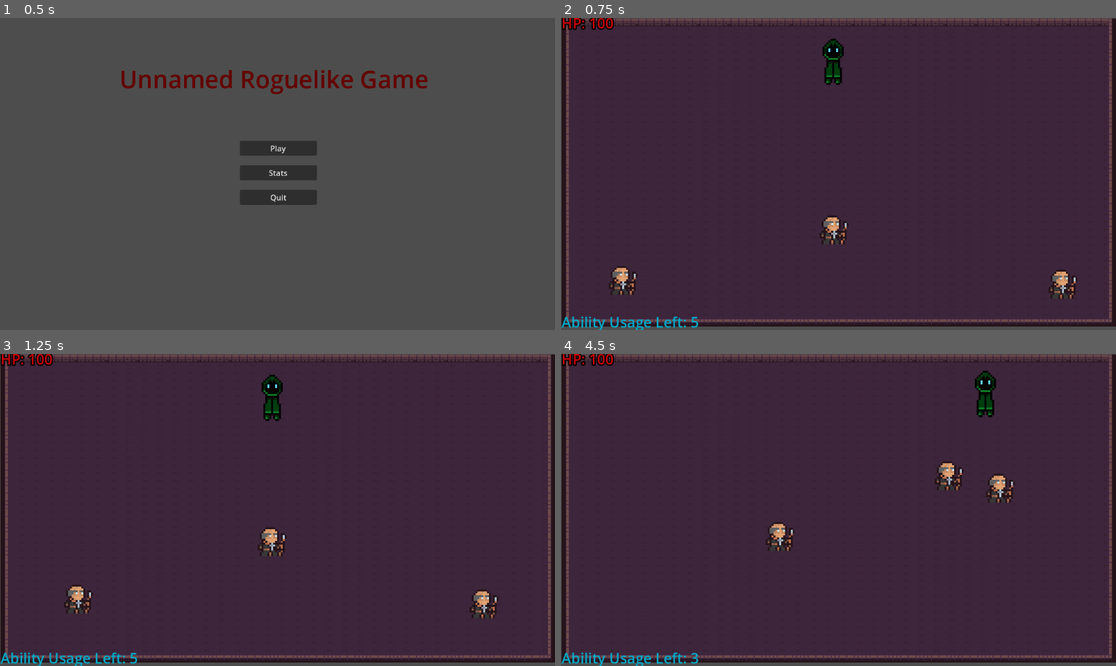
Above: before the commit, frames 1-4 (two rows, left to right).
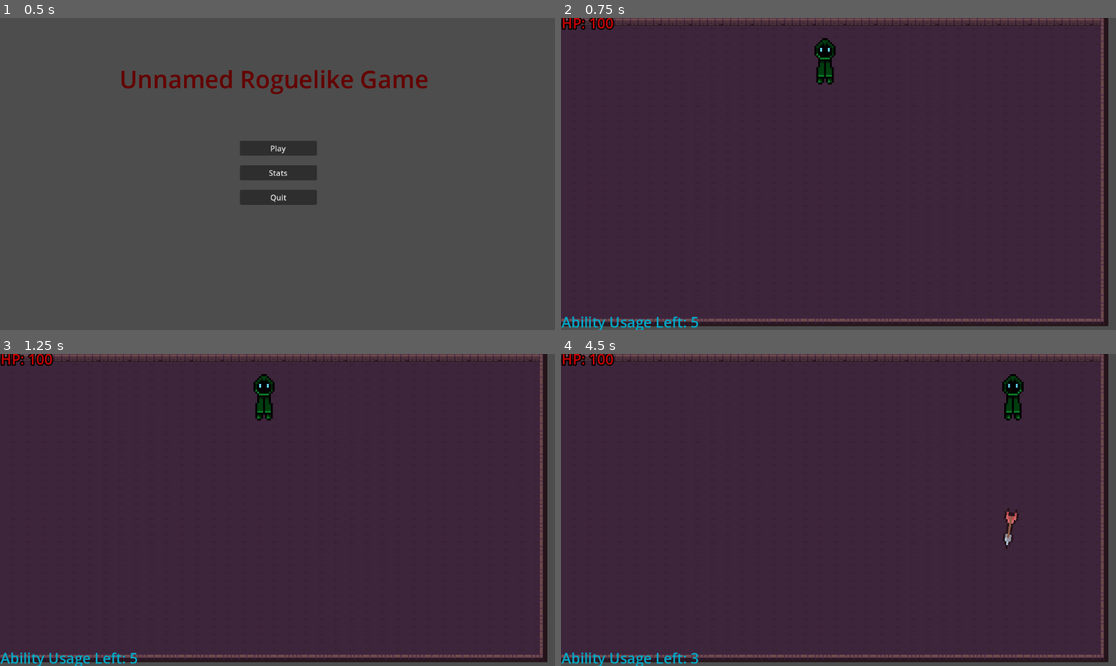
Above: after the commit, the same moments.

Repository: Unnamed-Roguelike-Game/Game
Game: Godot game, scene res://Menus/Main_Menu.tscn
The game is run twice, just before and just after one commit, with the same random seed, the same clock (stepped at 60 frames per second) and the same inputs. Before the commit the project starts from res://Main_Menu.tscn.
Inputs (mouse positions are in pixels of both pictures, inside the frame that each line leads up to):
- Up to frame 1 (0.5 s): no input
- Up to frame 2 (0.75 s): click "Play" at 0.5 s
- Up to frame 3 (1.25 s): no input
- Up to frame 4 (4.5 s): move the mouse to (960, 494) at 1.27 s; hold D (right) 1.28-2.03 s; click (960, 494) at 1.35 s; move the mouse to (727, 525) at 2.02 s; hold S (down) 2.03-2.78 s; tap E (use_ability) at 2.1, 3.6 s; move the mouse to (894, 441) at 2.77 s; hold D (right) 2.78-3.53 s; click (894, 441) at 2.85 s; move the mouse to (810, 572) at 3.52 s; hold W (up) 3.53-4.28 s; move the mouse to (1005, 556) at 4.27 s; hold A (left) from 4.28 s (still down); click (1005, 556) at 4.35 s

Frame 1 is identical in both runs. In frame 2, 5.8% of the frame differs, in the area x 0-100%, y 0-99%; in frame 3, 5.8%; in frame 4, 6.3%.

Commit message:
Reorganize scenes and scripts

Diff:
--- a/Unnamed Roguelike Game/Game.tscn
+++ b/Unnamed Roguelike Game/Game.tscn
@@ -1,10 +1,8 @@
-[gd_scene load_steps=6 format=3 uid="uid://ck7dgjuf7h6os"]
+[gd_scene load_steps=4 format=3 uid="uid://ck7dgjuf7h6os"]
 
-[ext_resource type="PackedScene" uid="uid://dda8c5x4mggrb" path="res://Room.tscn" id="1_2tscc"]
-[ext_resource type="PackedScene" uid="uid://b06g5m8ciufci" path="res://Player.tscn" id="2_5qbtk"]
-[ext_resource type="Script" path="res://HP.gd" id="3_emkpw"]
-[ext_resource type="PackedScene" uid="uid://bje1j8ngmq02f" path="res://Enemy.tscn" id="3_j2fa5"]
-[ext_resource type="Script" path="res://Ability.gd" id="5_vtb4k"]
+[ext_resource type="PackedScene" uid="uid://dda8c5x4mggrb" path="res://Rooms/StartRooms/StartRoom1.tscn" id="1_2tscc"]
+[ext_resource type="PackedScene" uid="uid://b06g5m8ciufci" path="res://GameCharacters/Player.tscn" id="2_5qbtk"]
+[ext_resource type="PackedScene" uid="uid://uy4gsuaeox54" path="res://UserInterfaces/UI.tscn" id="3_ym3ji"]
 
 [node name="Game" type="Node2D"]
 
@@ -13,39 +11,4 @@
 [node name="Player" parent="." instance=ExtResource("2_5qbtk")]
 position = Vector2(548, 92)
 
-[node name="EnemyGroup" type="Node2D" parent="."]
-position = Vector2(-10, 12)
-
-[node name="Enemy" parent="EnemyGroup" instance=ExtResource("3_j2fa5")]
-position = Vector2(108, 546)
-
-[node name="Enemy2" parent="EnemyGroup" instance=ExtResource("3_j2fa5")]
-position = Vector2(1045, 553)
-
-[node name="Enemy3" parent="EnemyGroup" instance=ExtResource("3_j2fa5")]
-position = Vector2(558, 446)
-
-[node name="Camera2D" type="Camera2D" parent="."]
-position = Vector2(559, 323)
-
-[node name="UI" type="CanvasLayer" parent="."]
-
-[node name="HP" type="Label" parent="UI"]
-offset_left = 1.0
-offset_top = -11.0
-offset_right = 99.0
-offset_bottom = 44.0
-theme_override_colors/font_color = Color(1, 0, 0, 0.780392)
-theme_override_colors/font_outline_color = Color(0, 0, 0, 0.937255)
-theme_override_constants/outline_size = 10
-theme_override_font_sizes/font_size = 30
-script = ExtResource("3_emkpw")
-
-[node name="Ability" type="Label" parent="UI"]
-offset_left = 1.0
-offset_top = 610.0
-offset_right = 123.0
-offset_bottom = 668.0
-theme_override_colors/font_color = Color(0, 0.670588, 0.788235, 1)
-theme_override_font_sizes/font_size = 30
-script = ExtResource("5_vtb4k")
+[node name="UI" parent="." instance=ExtResource("3_ym3ji")]
--- a/Unnamed Roguelike Game/Enemy.tscn
+++ b/Unnamed Roguelike Game/GameCharacters/Enemy.tscn
@@ -1,6 +1,6 @@
 [gd_scene load_steps=6 format=3 uid="uid://bje1j8ngmq02f"]
 
-[ext_resource type="Script" path="res://Enemy.gd" id="1_f6m8k"]
+[ext_resource type="Script" path="res://Scripts/Enemy.gd" id="1_f6m8k"]
 [ext_resource type="Texture2D" uid="uid://q27rjo51gs7l" path="res://assets/placeholder assets/character and tileset/Dungeon_Character_2.png" id="1_lwstp"]
 
 [sub_resource type="CapsuleShape2D" id="CapsuleShape2D_33c6h"]
--- a/Unnamed Roguelike Game/Player.tscn
+++ b/Unnamed Roguelike Game/GameCharacters/Player.tscn
@@ -1,7 +1,7 @@
 [gd_scene load_steps=25 format=3 uid="uid://b06g5m8ciufci"]
 
-[ext_resource type="Script" path="res://Player.gd" id="1_mnvdn"]
-[ext_resource type="PackedScene" uid="uid://vpxnb4ig426g" path="res://Player_Projectile.tscn" id="2_515bq"]
+[ext_resource type="Script" path="res://Scripts/Player.gd" id="1_mnvdn"]
+[ext_resource type="PackedScene" uid="uid://vpxnb4ig426g" path="res://Projectiles/Player_Projectile.tscn" id="2_515bq"]
 [ext_resource type="Texture2D" uid="uid://c4iqoybbiw31l" path="res://assets/PlayerAssets/PlayerSpriteSheet.png" id="3_58hss"]
 
 [sub_resource type="CapsuleShape2D" id="CapsuleShape2D_lacq0"]
--- a/Unnamed Roguelike Game/Main_Menu.tscn
+++ b/Unnamed Roguelike Game/Menus/Main_Menu.tscn
@@ -1,6 +1,6 @@
 [gd_scene load_steps=2 format=3 uid="uid://hev0pfhmgirm"]
 
-[ext_resource type="Script" path="res://Main_Menu.gd" id="1_d402i"]
+[ext_resource type="Script" path="res://Scripts/Main_Menu.gd" id="1_d402i"]
 
 [node name="MainMenu" type="Control"]
 layout_mode = 3
--- a/Unnamed Roguelike Game/Player_Projectile.tscn
+++ b/Unnamed Roguelike Game/Projectiles/Player_Projectile.tscn
@@ -1,6 +1,6 @@
 [gd_scene load_steps=3 format=3 uid="uid://vpxnb4ig426g"]
 
-[ext_resource type="Script" path="res://Player Arrow.gd" id="1_6yl53"]
+[ext_resource type="Script" path="res://Scripts/Player Arrow.gd" id="1_6yl53"]
 [ext_resource type="Texture2D" uid="uid://c3yn3c7tv4inn" path="res://assets/placeholder assets/items and trap_animation/arrow/Just_arrow.png" id="1_rxr3l"]
 
 [node name="Player_Projectile" type="Node2D"]
--- /dev/null
+++ b/Unnamed Roguelike Game/UserInterfaces/UI.tscn
@@ -0,0 +1,26 @@
+[gd_scene load_steps=3 format=3 uid="uid://uy4gsuaeox54"]
+
+[ext_resource type="Script" path="res://Scripts/HP.gd" id="1_buee6"]
+[ext_resource type="Script" path="res://Scripts/Ability.gd" id="2_g7tyh"]
+
+[node name="UI" type="CanvasLayer"]
+
+[node name="HP" type="Label" parent="."]
+offset_left = 1.0
+offset_top = -11.0
+offset_right = 99.0
+offset_bottom = 44.0
+theme_override_colors/font_color = Color(1, 0, 0, 0.780392)
+theme_override_colors/font_outline_color = Color(0, 0, 0, 0.937255)
+theme_override_constants/outline_size = 10
+theme_override_font_sizes/font_size = 30
+script = ExtResource("1_buee6")
+
+[node name="Ability" type="Label" parent="."]
+offset_left = 1.0
+offset_top = 610.0
+offset_right = 123.0
+offset_bottom = 668.0
+theme_override_colors/font_color = Color(0, 0.670588, 0.788235, 1)
+theme_override_font_sizes/font_size = 30
+script = ExtResource("2_g7tyh")
--- a/Unnamed Roguelike Game/project.godot
+++ b/Unnamed Roguelike Game/project.godot
@@ -11,7 +11,7 @@
 [application]
 
 config/name="Unnamed Roguelike Game"
-run/main_scene="res://Main_Menu.tscn"
+run/main_scene="res://Menus/Main_Menu.tscn"
 config/features=PackedStringArray("4.1", "Forward Plus")
 config/icon="res://icon.svg"
 
Not shown: 1 places in Unnamed Roguelike Game/Rooms/StartRooms/StartRoom1.tscn that only renumber resources
Renamed: Unnamed Roguelike Game/Ability.gd -> Unnamed Roguelike Game/Scripts/Ability.gd
Renamed: Unnamed Roguelike Game/Enemy.gd -> Unnamed Roguelike Game/Scripts/Enemy.gd
Renamed: Unnamed Roguelike Game/HP.gd -> Unnamed Roguelike Game/Scripts/HP.gd
Renamed: Unnamed Roguelike Game/Main_Menu.gd -> Unnamed Roguelike Game/Scripts/Main_Menu.gd
Renamed: Unnamed Roguelike Game/Player Arrow.gd -> Unnamed Roguelike Game/Scripts/Player Arrow.gd
Renamed: Unnamed Roguelike Game/Player.gd -> Unnamed Roguelike Game/Scripts/Player.gd
Not shown, added: Unnamed Roguelike Game/EneBC17.tmp
